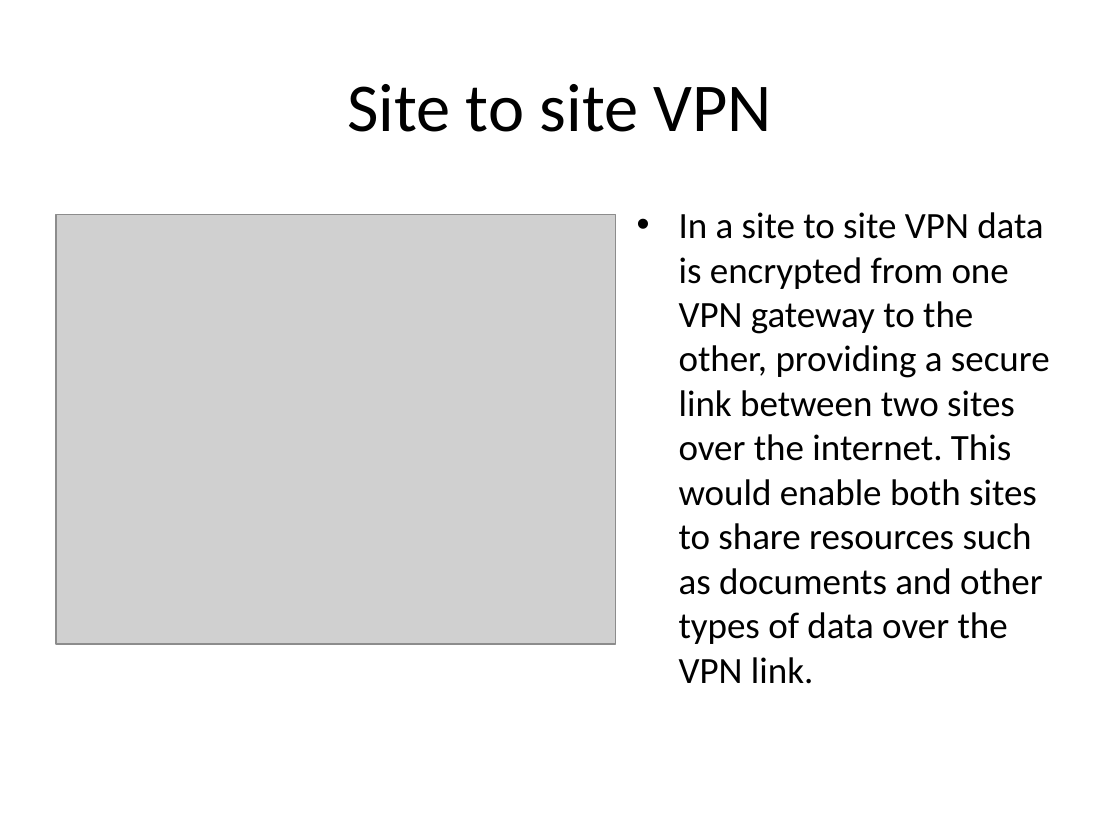
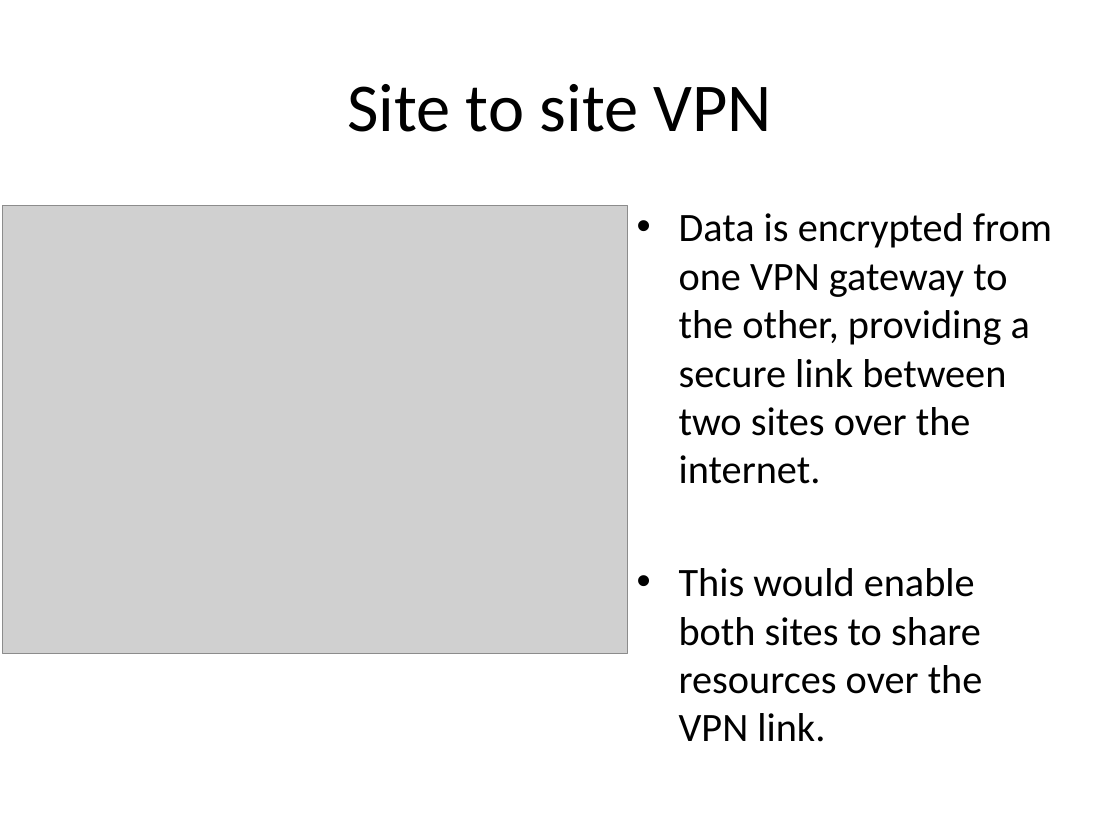
Before and after one commit to congnv8192/virtual-private-network-demo, a slide deck: slide 5 of present/VIRTUAL PRIVATE NETWORKS.pptx. Drawn at 1120x840 pixels with LibreOffice and Linux fonts; fonts in the diff are those of the drawing; grey boxes stand for pictures; background and template pictures are left out. Boxes give left, top, right and bottom in pixels: in the first picture for what was removed or moved away, otherwise in the second. Text is boxed around its words. In the diff, an @@ line names an element or a change of style, - is before the commit and + after.

```diff
--- a/present/VIRTUAL PRIVATE NETWORKS.pptx
+++ b/present/VIRTUAL PRIVATE NETWORKS.pptx
@@ picture: place and size @@
-picture at box(56, 215, 616, 644)
+picture at box(2, 205, 627, 653)
@@ text at box(679, 213, 1052, 742): text changed; size 23.8 to 25.9 pt @@
-• In a site to site VPN data is encrypted from one VPN gateway to the other, providing a secure link between two sites over the internet. This would enable both sites to share resources such as documents and other types of data over the VPN link.
+• Data is encrypted from one VPN gateway to the other, providing a secure link between two sites over the internet.
+• This would enable both sites to share resources over the VPN link.
```
Also in this commit, not shown: 9 other slides changed, 11 slides added, 12 other files.
